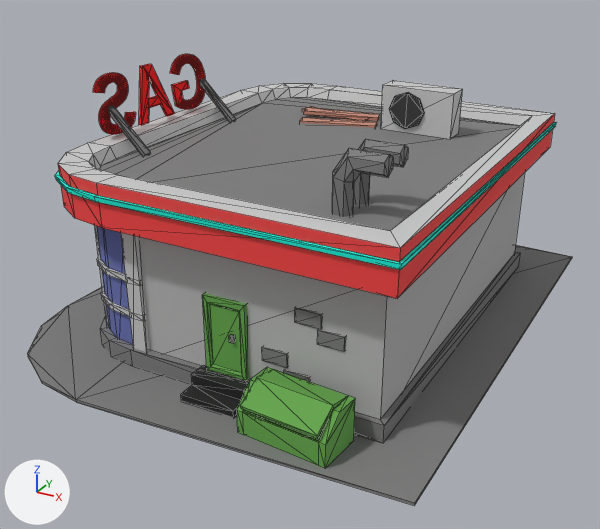
The FBX model jam-unity-project/Assets/Resource/Meshes/Building/BuildingGasStantionBase.fbx, before and after one commit.
One viewpoint serves both versions: a 50 mm camera at (9.44, -17.82, 6.89) aimed at (0.15, -0.91, -1.56). Lighting does not change. The marker at lower left points along +X, +Y and +Z. Mesh edges are drawn as thin lines. Where no turn or scale is listed for an object, it has been applied to the vertices. Vertices at the same position are counted once.

The first picture shows 'BuildingGasStantionBase'.
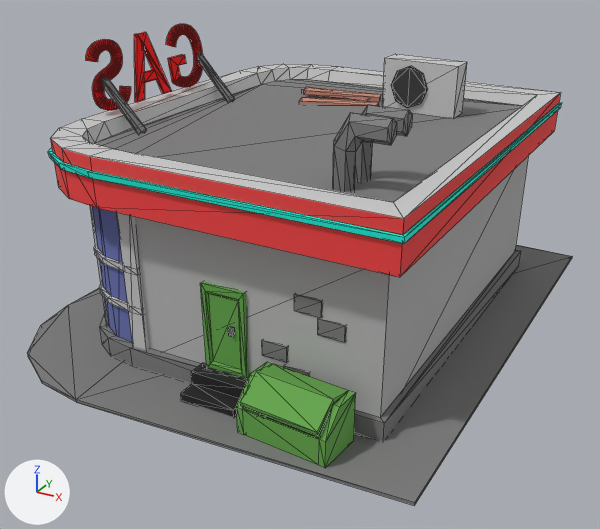
Pixel boxes [x1, y1, x2, y2] of what changed, in the pictures (600 x 529 px; the box of a moved part takes in the faces that stretch with it):
'BuildingGasStantionBase', reshaped (7% taller): before [27, 54, 572, 506]; after [27, 24, 572, 506]
part 1 of me_mesh, moved or reshaped: before [200, 78, 236, 122]; after [197, 53, 235, 102]
part 2 of me_mesh, moved or reshaped: before [108, 105, 151, 156]; after [101, 77, 147, 134]
part 3 of me_mesh, moved or reshaped: before [317, 329, 345, 351]; after [318, 318, 346, 342]
part 4 of me_mesh, moved or reshaped: before [295, 307, 322, 329]; after [294, 294, 322, 317]
part 5 of me_mesh, moved or reshaped: before [284, 370, 310, 382]; after [284, 365, 310, 377]
part 6 of me_mesh, moved or reshaped: before [262, 347, 288, 367]; after [262, 340, 288, 362]
part 7 of me_mesh, moved or reshaped: before [229, 334, 235, 343]; after [228, 327, 234, 337]
part 8 of me_mesh, moved or reshaped: before [302, 107, 368, 121]; after [302, 89, 369, 101]
part 9 of me_mesh, moved or reshaped: before [304, 107, 380, 121]; after [304, 87, 381, 102]
part 10 of me_mesh, moved or reshaped: before [300, 117, 377, 128]; after [299, 97, 379, 107]
part 11 of me_mesh, moved or reshaped: before [389, 93, 424, 129]; after [391, 66, 427, 108]
part 12 of me_mesh, moved or reshaped: before [241, 369, 348, 439]; after [240, 364, 349, 435]
part 13 of me_mesh, moved or reshaped: before [97, 257, 126, 282]; after [94, 246, 124, 271]
part 14 of me_mesh, moved or reshaped: before [55, 122, 557, 270]; after [48, 103, 562, 244]
part 15 of me_mesh, moved or reshaped: before [170, 54, 205, 110]; after [166, 24, 203, 87]
part 16 of me_mesh, moved or reshaped: before [139, 64, 175, 125]; after [134, 32, 172, 102]
part 17 of me_mesh, moved or reshaped: before [93, 73, 136, 134]; after [86, 40, 131, 110]
part 18 of me_mesh, moved or reshaped: before [27, 80, 572, 492]; after [27, 54, 572, 492]

Patch to the scene script:
```diff
--- a/jam-unity-project/Assets/Resource/Meshes/Building/BuildingGasStantionBase.fbx.py
+++ b/jam-unity-project/Assets/Resource/Meshes/Building/BuildingGasStantionBase.fbx.py
@@ me_mesh @@
-me_mesh.from_pydata(...)  # 1370 vertices, 2378 faces; spans x -5.49..5.49, y -6.77..6.77, z -3.04..3.12
+me_mesh.from_pydata(...)  # 1370 vertices, 2378 faces; spans x -5.49..5.49, y -6.77..6.77, z -3.04..3.89
+# me_mesh part 1: the loose piece of 8 vertices spanning x -4.03..-3.01, y 0.97..1.19, z 1.27..2.37 is scaled about its middle by (1.03, 1.02, 1.13), then moved by (-0.05, 0.02, 0.61)
+# me_mesh part 2: the loose piece of 8 vertices spanning x -4.03..-3.01, y -2.81..-2.59, z 1.27..2.37 is scaled about its middle by (1.03, 1.02, 1.13), then moved by (-0.05, -0.04, 0.61)
+# me_mesh part 3: the loose piece of 8 vertices spanning x 2.73..3.33, y -4.9..-4.81, z -1.22..-0.9 is scaled about its middle by (1.01, 1.01, 1.13), then moved by (0.02, -0.03, 0.25)
+# me_mesh part 4: the loose piece of 8 vertices spanning x 2.21..2.81, y -4.9..-4.82, z -0.86..-0.53 is scaled about its middle by (1.01, 1.01, 1.13), then moved by (0.02, -0.04, 0.29)
+# me_mesh part 5: the loose piece of 8 vertices spanning x 1.94..2.54, y -4.88..-4.79, z -2.38..-2.06 is scaled about its middle by (1, 1.01, 1.13), then moved by (0.01, -0.01, 0.1)
+# me_mesh part 6: the loose piece of 8 vertices spanning x 1.43..2.02, y -4.88..-4.8, z -1.97..-1.64 is scaled about its middle by (1, 1.01, 1.13), then moved by (0.01, -0.02, 0.16)
+# me_mesh part 7: the loose piece of 8 vertices spanning x 0.67..0.77, y -4.97..-4.87, z -1.69..-1.53 is moved by (0.0, -0.02, 0.18)
+# me_mesh part 8: the loose piece of 8 vertices spanning x -2.01..0.11, y 2.75..3.52, z 1.21..1.35 is scaled about its middle by (1.01, 1.01, 1.13), then moved by (-0.01, 0.04, 0.54)
+# me_mesh part 9: the loose piece of 8 vertices spanning x -1.72..0.38, y 2.47..3.53, z 1.26..1.48 is scaled about its middle by (1.01, 1.01, 1.13), then moved by (-0.01, 0.04, 0.55)
+# me_mesh part 10: the loose piece of 8 vertices spanning x -1.52..0.6, y 1.87..2.86, z 1.2..1.34 is scaled about its middle by (1.01, 1.01, 1.13), then moved by (-0.01, 0.03, 0.54)
+# me_mesh part 11: the loose piece of 16 vertices spanning x 0.99..1.96, y 2.4..2.51, z 1.35..2.3 is scaled about its middle by (1.02, 1.02, 1.13), then moved by (0.02, 0.04, 0.61)
+# me_mesh part 12: the loose piece of 12 vertices spanning x 1.71..3.6, y -6.35..-5.06, z -2.33..-1.86 is scaled about its middle by (1, 0.999, 1.13), then moved by (0.01, -0.02, 0.12)
+# me_mesh part 13: the loose piece of 28 vertices spanning x -3.67..-1.65, y -4.96..-0.72, z -0.9..-0.76 is scaled about its middle by (1.01, 1.01, 1.13), then moved by (-0.02, -0.02, 0.28)
+# me_mesh part 14: the loose piece of 60 vertices spanning x -4.35..4.7, y -5.65..5.65, z 1.09..1.34 is multiplied about its middle by the matrix ((1.013, 0.0, -0.007), (0.0, 1.013, 0.0), (0.0, 0.0, 1.126)), then moved by (0.0, 0.0, 0.53)
+# me_mesh part 15: the loose piece of 264 vertices spanning x -4.14..-4.04, y -0.2..1.26, z 1.65..3.12 is scaled about its middle by (1.04, 1.02, 1.13), then moved by (-0.07, 0.01, 0.68)
+# me_mesh part 16: the loose piece of 50 vertices spanning x -4.14..-4.04, y -1.62..-0.22, z 1.66..3.1 is scaled about its middle by (1.04, 1.02, 1.13), then moved by (-0.07, -0.02, 0.68)
+# me_mesh part 17: the loose piece of 382 vertices spanning x -4.14..-4.04, y -3.15..-1.8, z 1.64..3.12 is scaled about its middle by (1.03, 1.02, 1.13), then moved by (-0.07, -0.04, 0.68)
+# me_mesh part 18: 304 of 1370 vertices moved; they spanned x -5.49..5.49, y -6.77..6.77, z -2.97..2.56 and now span x -5.49..5.49, y -6.77..6.77, z -2.97..3.26; mean shift (0.0, -0.01, 0.32); largest move (2.83, -3.85, 2.56) -> (2.88, -3.92, 3.26)
 me_mesh.materials.append(mat_05___default)
```
